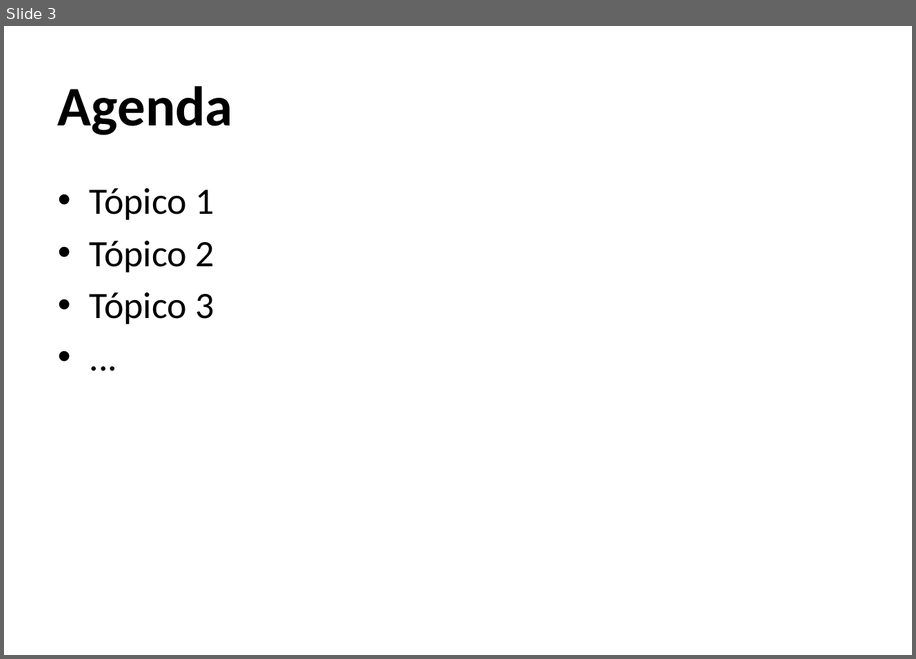
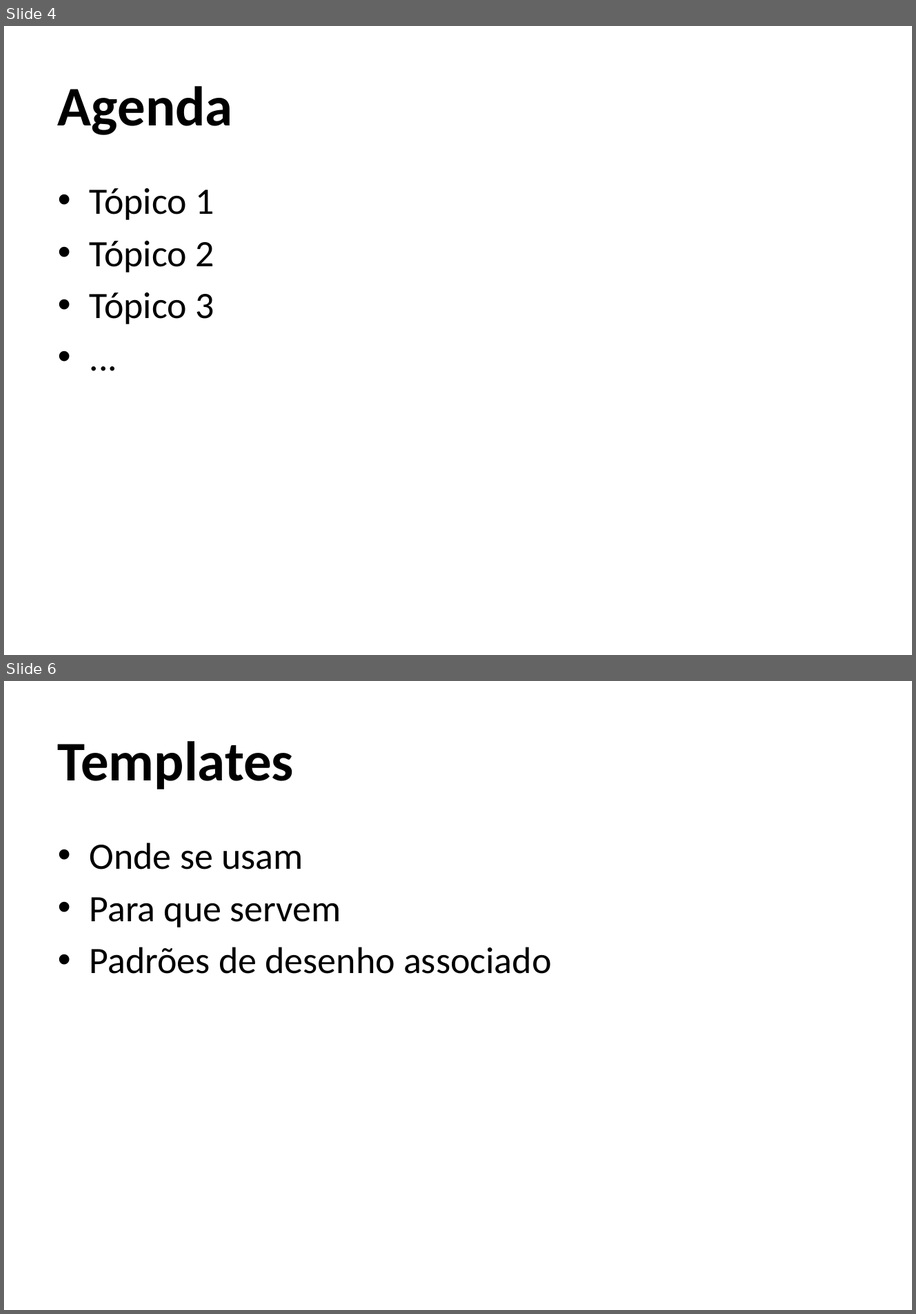
Before and after one commit to masterzdran/netponto-nvelocity, a slide deck: doc/Template Apresentação.pptx. Shown one above the other, each under a label of ours: slide 3 before the commit, slides 4 and 6 after it; the slides between them are not shown. The pictures are 916x659 and 916x1314 pixels, drawn with LibreOffice and Linux fonts; fonts in the diff are those of the drawing; background and template pictures are left out. Boxes give left, top, right and bottom in pixels: in the first picture for what was removed or moved away, otherwise in the second. Text is boxed around its words. In the diff, an @@ line names an element or a change of style, - is before the commit and + after.

```diff
--- a/doc/Template Apresentação.pptx
+++ b/doc/Template Apresentação.pptx
@@ slide 6 added at (4,681,912,1310), background picture (left out) @@
@@ title added at (58,741,294,789), 48 pt, text #000000, bold @@
+Templates
@@ text added at (90,842,551,974), 32 pt, text #000000 @@
+• Onde se usam
+• Para que servem
+• Padrões de desenho associado
@@ what was slide 3 is now slide 4 @@
```
Also in this commit, not shown: 2 slides changed, 15 other slides added, 1 slide removed, 1 other file.
